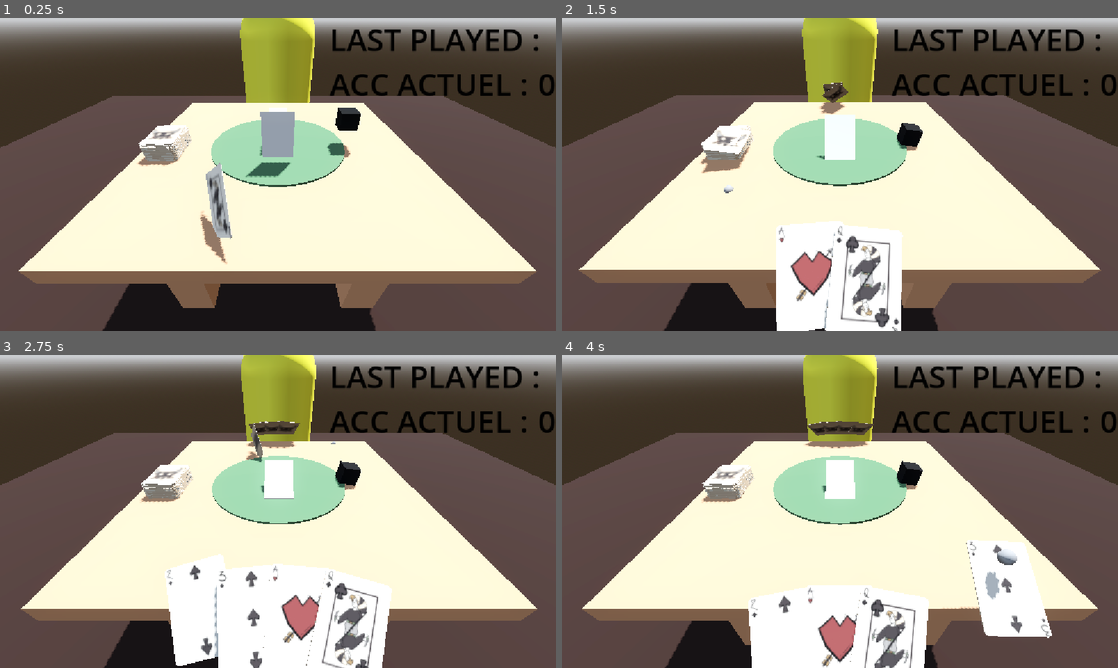
Above: before the commit, frames 1-4 (two rows, left to right).
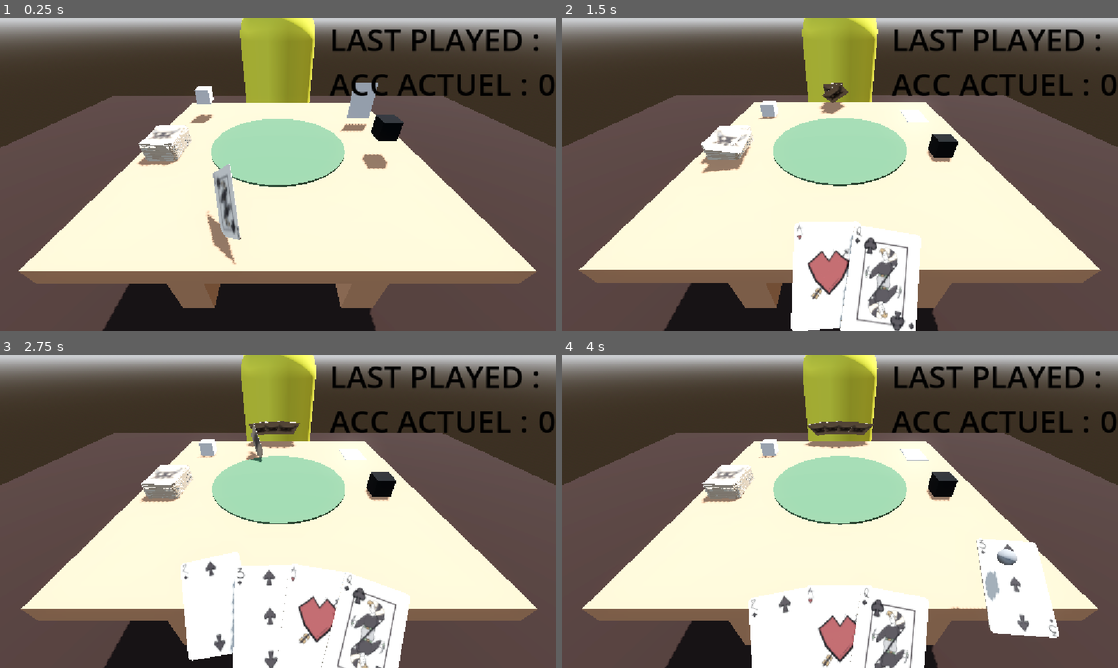
Above: after the commit, the same moments.

Repository: TheMagnat/Brackeys-Game-Jam-2025
Game: Godot game, scene res://Scenes/Demo/MainSceneDemo.tscn
Same seed, same stepped clock (60 frames per second), same inputs: the game is played once before the commit and once after it.
Inputs (mouse positions are in pixels of both pictures, inside the frame that each line leads up to):
- Up to frame 1 (0.25 s): no input
- Up to frame 2 (1.5 s): move the mouse to (962, 158) at 0.52 s; press the mouse at (962, 158) at 0.53 s; move the mouse to (728, 190) at 1.27 s; release the mouse at (728, 190) at 1.28 s; tap 1 (CARD_SHORTCUT_1) at 1.35 s
- Up to frame 3 (2.75 s): click (166, 527) at 1.55 s; move the mouse to (333, 442) at 2.02 s; hold 2 (CARD_SHORTCUT_2) from 2.03 s (still down); click (333, 442) at 2.3 s
- Up to frame 4 (4 s): move the mouse to (812, 574) at 2.77 s; release 2 (CARD_SHORTCUT_2) at 2.78 s; tap 3 (CARD_SHORTCUT_3) at 2.85 s; click (812, 574) at 3.05 s; move the mouse to (1006, 558) at 3.52 s; hold 4 (CARD_SHORTCUT_4) from 3.53 s (still down); click (1006, 558) at 3.8 s

The runs differ from the first frame. In frame 1, 4.1% of the frame differs, in the area x 25-73%, y 20-79%; in frame 2, 6.7%; in frame 3, 7.1%, in the area x 25-74%, y 21-100%; in frame 4, 3.2%.

Commit message:
Added better cheat detection, and better effect when playing with deck. Added is player verification in hand and added a global bool to know if we can do actions. Added deck range detection to put back cards on top of deck. Better sleep velocity treshold to detect faster when a card is played

Diff:
--- /dev/null
+++ b/BrackeysGameJam2025/Resources/Assets/Cards/AlphaCard.gdshader
@@ -0,0 +1,34 @@
+shader_type spatial;
+render_mode depth_prepass_alpha;
+
+uniform sampler2D frontTexture: source_color;
+uniform sampler2D backTexture: source_color;
+uniform vec3 sideColor: source_color;
+
+uniform float hidden: hint_range(0.0, 1.0) = 0.0;
+
+
+varying float useSideColor;
+varying float useBackTexture;
+
+void vertex() {
+	// Front or back
+	useBackTexture = step(0.5, UV.x);
+	UV.x -= useBackTexture * 0.6;
+
+	// Side or face
+	useSideColor = step(0.85, UV.y);
+
+	UV *= vec2(2.5, 1.25);
+}
+
+void fragment() {
+	vec3 color = mix(
+		texture(frontTexture, UV).rgb,
+		texture(backTexture, UV).rgb,
+		useBackTexture
+	);
+	ALBEDO = mix(color, sideColor, useSideColor);
+	ALPHA = 1.0 - hidden;
+	ALPHA_HASH_SCALE = 1.0;
+}
--- a/BrackeysGameJam2025/Resources/Assets/Cards/CardModel.tscn
+++ b/BrackeysGameJam2025/Resources/Assets/Cards/CardModel.tscn
@@ -1,26 +1,8 @@
-[gd_scene load_steps=9 format=3 uid="uid://dnqbvrx07oldi"]
+[gd_scene load_steps=4 format=3 uid="uid://dnqbvrx07oldi"]
 
 [ext_resource type="Script" uid="uid://dl5u2svqlulsx" path="res://Resources/Assets/Cards/CardModel.gd" id="1_pllwv"]
-[ext_resource type="Shader" uid="uid://5fyents3q6f5" path="res://Resources/Shaders/outlines.gdshader" id="2_es4am"]
-[ext_resource type="Shader" uid="uid://dbsvhn4bmcga1" path="res://Resources/Assets/Cards/Card.gdshader" id="3_rh6xj"]
-[ext_resource type="Texture2D" uid="uid://boeej6obceyof" path="res://Resources/Assets/Cards/Textures/Other/dos_carte.png" id="4_es4am"]
-[ext_resource type="Texture2D" uid="uid://uq3ap80cs8lb" path="res://Resources/Assets/Cards/Textures/3_coeur.png" id="4_mqib7"]
+[ext_resource type="Material" uid="uid://dfbn5pt0s0lvs" path="res://Resources/Assets/Cards/Material/CardMaterial.tres" id="2_m070y"]
 [ext_resource type="ArrayMesh" uid="uid://3x8b4jax31uo" path="res://Resources/Meshes/Cards/CardMesh.res" id="5_8u3ja"]
-
-[sub_resource type="ShaderMaterial" id="ShaderMaterial_jx5fj"]
-resource_local_to_scene = true
-render_priority = 0
-shader = ExtResource("2_es4am")
-shader_parameter/activated = 0.0
-
-[sub_resource type="ShaderMaterial" id="ShaderMaterial_ummc0"]
-resource_local_to_scene = true
-render_priority = 0
-next_pass = SubResource("ShaderMaterial_jx5fj")
-shader = ExtResource("3_rh6xj")
-shader_parameter/frontTexture = ExtResource("4_mqib7")
-shader_parameter/backTexture = ExtResource("4_es4am")
-shader_parameter/sideColor = Color(0.8392157, 0.75686276, 0.64705884, 1)
 
 [node name="Card" type="Node3D"]
 script = ExtResource("1_pllwv")
@@ -29,5 +11,5 @@
 
 [node name="MeshInstance3D" type="MeshInstance3D" parent="."]
 transform = Transform3D(1, 0, 0, 0, 1, 0, 0, 0, 0.5, 0, 0, 0)
-material_override = SubResource("ShaderMaterial_ummc0")
+material_override = ExtResource("2_m070y")
 mesh = ExtResource("5_8u3ja")
--- /dev/null
+++ b/BrackeysGameJam2025/Resources/Assets/Cards/Material/CardAlphaMaterial.tres
@@ -0,0 +1,22 @@
+[gd_resource type="ShaderMaterial" load_steps=6 format=3 uid="uid://dy0hq0brayjv5"]
+
+[ext_resource type="Shader" uid="uid://5fyents3q6f5" path="res://Resources/Shaders/outlines.gdshader" id="1_0cxbu"]
+[ext_resource type="Shader" uid="uid://bu6po0ymbted5" path="res://Resources/Assets/Cards/AlphaCard.gdshader" id="2_0cxbu"]
+[ext_resource type="Texture2D" uid="uid://boeej6obceyof" path="res://Resources/Assets/Cards/Textures/Other/dos_carte.png" id="3_mdfqj"]
+[ext_resource type="Texture2D" uid="uid://uq3ap80cs8lb" path="res://Resources/Assets/Cards/Textures/3_coeur.png" id="4_7hiqe"]
+
+[sub_resource type="ShaderMaterial" id="ShaderMaterial_jx5fj"]
+resource_local_to_scene = true
+render_priority = 0
+shader = ExtResource("1_0cxbu")
+shader_parameter/activated = 0.0
+
+[resource]
+resource_local_to_scene = true
+render_priority = 0
+next_pass = SubResource("ShaderMaterial_jx5fj")
+shader = ExtResource("2_0cxbu")
+shader_parameter/frontTexture = ExtResource("4_7hiqe")
+shader_parameter/backTexture = ExtResource("3_mdfqj")
+shader_parameter/sideColor = Color(0.8392157, 0.75686276, 0.64705884, 1)
+shader_parameter/hidden = 0.0
--- /dev/null
+++ b/BrackeysGameJam2025/Resources/Assets/Cards/Material/CardMaterial.tres
@@ -0,0 +1,21 @@
+[gd_resource type="ShaderMaterial" load_steps=6 format=3 uid="uid://dfbn5pt0s0lvs"]
+
+[ext_resource type="Shader" uid="uid://5fyents3q6f5" path="res://Resources/Shaders/outlines.gdshader" id="1_w5syx"]
+[ext_resource type="Shader" uid="uid://dbsvhn4bmcga1" path="res://Resources/Assets/Cards/Card.gdshader" id="2_curir"]
+[ext_resource type="Texture2D" uid="uid://boeej6obceyof" path="res://Resources/Assets/Cards/Textures/Other/dos_carte.png" id="3_4aqon"]
+[ext_resource type="Texture2D" uid="uid://uq3ap80cs8lb" path="res://Resources/Assets/Cards/Textures/3_coeur.png" id="4_so0ry"]
+
+[sub_resource type="ShaderMaterial" id="ShaderMaterial_jx5fj"]
+resource_local_to_scene = true
+render_priority = 0
+shader = ExtResource("1_w5syx")
+shader_parameter/activated = 0.0
+
+[resource]
+resource_local_to_scene = true
+render_priority = 0
+next_pass = SubResource("ShaderMaterial_jx5fj")
+shader = ExtResource("2_curir")
+shader_parameter/frontTexture = ExtResource("4_so0ry")
+shader_parameter/backTexture = ExtResource("3_4aqon")
+shader_parameter/sideColor = Color(0.8392157, 0.75686276, 0.64705884, 1)
--- a/BrackeysGameJam2025/Resources/Assets/Table/Table.gd
+++ b/BrackeysGameJam2025/Resources/Assets/Table/Table.gd
@@ -28,4 +28,9 @@
 
 	for card: CardInteractable in sleepingCards:
 		notResolvedCard.erase(card)
+		if card.cardIsHidden:
+			# Its a deck card and its hidden in play area, put it back on deck
+			EventBus.deckCardInPlayArea.emit(card)
+			return
+
 		EventBus.cardAddedInPlayArea.emit(card)
--- a/BrackeysGameJam2025/Scenes/AI/PirateAI.gd
+++ b/BrackeysGameJam2025/Scenes/AI/PirateAI.gd
@@ -18,6 +18,8 @@
 func _ready() -> void:
 	EventBus.cardAddedInPlayArea.connect(onCardAddedInPlayArea)
 	EventBus.cardRemovedFromPlayArea.connect(onCardRemovedFromPlayArea)
+	EventBus.deckCardInPlayArea.connect(onDeckCardInPlayArea)
+	EventBus.droppedItem.connect(onDroppedItem)
 
 	deck.topCardPicked.connect(onDeckTopCardPicked)
 
@@ -27,6 +29,19 @@
 	#return 0.0
 	var factor: float = 1.0 if turnState == 0 else 0.1
 	return randf_range(0.7, 1.5) * factor
+	#return 2.0
+
+func onDroppedItem(object: Interactable) -> void:
+	if object is CardInteractable:
+		var card: CardInteractable = object
+		if card.cardIsHidden:
+			var busted: bool = detectCheat()
+			if busted:
+				cheatResolver(CHEAT_TYPE.HIDE, card.model)
+
+
+func onDeckCardInPlayArea(card: CardInteractable) -> void:
+	deck.addOnTop(card)
 
 func onPlayerAddCardToHand(index: int) -> void:
 	if Global.gameFinished: return
@@ -55,6 +70,10 @@
 
 func onCardRemovedFromPlayArea(card: CardInteractable, resolved: bool) -> void:
 	if Global.gameFinished: return
+
+	if card.model.cardOwner == 2:
+		# If card is owned by the deck, let the game put it back on top of it
+		return
 
 	if not resolved and card.model.cardOwner == 0:
 		# Here the card is not resolved and is owned by the player, so its ok, ignore
@@ -109,15 +128,15 @@
 	if Global.gameFinished: return
 
 	# If pirate is drawing, ignore
-	if who == 1:
-		return
-
-	if not playerTurn or turnState != 1:
-		var busted: bool = detectCheat()
-		if busted:
-			cheatResolver(CHEAT_TYPE.DECK_STEAL, card.model)
-			## TODO: UN TRUC
-			return
+	#if who == 1:
+		#return
+	#
+	#if not playerTurn or turnState != 1:
+		#var busted: bool = detectCheat()
+		#if busted:
+			#cheatResolver(CHEAT_TYPE.DECK_STEAL, card.model)
+			### TODO: UN TRUC
+			#return
 
 	#TODO: Detecter que le joueur à piocher plusieurs cartes
 
@@ -134,7 +153,8 @@
 enum CHEAT_TYPE {
 	DECK_STEAL = 0,
 	STEAL = 1,
-	TRY_TO_PLAY_WRONG_TURN = 2
+	HIDE = 2,
+	TRY_TO_PLAY_WRONG_TURN = 3
 }
 
 func cheatResolver(cheatType: CHEAT_TYPE, cardModel: CardModel) -> void:
@@ -154,7 +174,11 @@
 
 	# Deck
 	elif cardModel.cardOwner == 2:
-		deck.addOnTop(cardInteractable)
+		#deck.addOnTop(cardInteractable)
+
+		# The pirate confiscate the card as a punition
+		cardModel.cardOwner = 1
+		pirateCardHand.onForceStoreCard(cardInteractable)
 
 	# Table or Pirate
 	elif cardModel.cardOwner == 3 or cardModel.cardOwner == 1:
@@ -201,3 +225,13 @@
 			bestTotal = newTotal
 
 	return bestIndex
+
+
+func _on_off_table_detector_body_entered(body: Node3D) -> void:
+	if Global.gameFinished: return
+
+	var card: CardInteractable = body
+
+	var busted: bool = detectCheat()
+	if busted:
+		cheatResolver(CHEAT_TYPE.HIDE, card.model)
--- a/BrackeysGameJam2025/Scenes/Cards/Deck/Deck.gd
+++ b/BrackeysGameJam2025/Scenes/Cards/Deck/Deck.gd
@@ -11,13 +11,14 @@
 const CARD_COLLISION_SHAPE: BoxShape3D = preload("uid://bm58nbans4mp1")
 const CARD_MODEL = preload("uid://dnqbvrx07oldi")
 
+@onready var cardStep: float = CARD_COLLISION_SHAPE.size.z / 2.0
+@onready var startPos: float = cardStep / 2.0
+
 func _ready() -> void:
 	var indices: Array[int]
 	indices.assign(range(count))
 	indices.shuffle()
 
-	var cardStep: float = CARD_COLLISION_SHAPE.size.z / 2.0
-	var startPos: float = cardStep / 2.0
 	for i: int in indices.size():
 		var card := CardInteractable.new()
 		card.rotation = Vector3(PI / 2.0, PI + randf_range(-randomRotation, randomRotation), 0.0)
@@ -59,10 +60,48 @@
 
 	topCardPicked.emit(card, who)
 
+func helpDropOnTop(card: CardInteractable) -> void:
+	addOnTop(card)
+	pass
+
+#const CARD_SHADER = preload("uid://dbsvhn4bmcga1")
+#const ALPHA_CARD_SHADER = preload("uid://bu6po0ymbted5")
+#const CARD_ALPHA_MATERIAL = preload("uid://dy0hq0brayjv5")
+
+var tween: Tween
 func addOnTop(cardInteractable: CardInteractable) -> void:
 	cards[-1].deactivate()
 	cards[-1].picked.disconnect(onTopCardPicked)
 
+	#cardInteractable.deactivate()
+	#cardInteractable.model.meshInstance.material_override = CARD_ALPHA_MATERIAL
+	#var shaderMaterial: ShaderMaterial = cardInteractable.model.meshInstance.material_override
+	#if tween: tween.kill()
+	#tween = create_tween().set_ease(Tween.EASE_IN_OUT).set_trans(Tween.TRANS_SINE)
+	#tween.tween_property(shaderMaterial, "shader_parameter/hidden", 1.0, 0.75)
+	#tween.parallel().tween_property(cardInteractable, "position:y", 20.0, 0.75).as_relative()
+	#tween.tween_property(cardInteractable, "global_position", global_position + Vector3.UP * 20.0, 0.0)
+	#tween.tween_property(cardInteractable, "rotation", Vector3(PI / 2.0, PI + randf_range(-randomRotation, randomRotation), 0.0), 0.0)
+	#tween.tween_callback(cardInteractable.reset_physics_interpolation)
+	#tween.tween_property(shaderMaterial, "shader_parameter/hidden", 0.0, 0.75)
+	#tween.parallel().tween_property(cardInteractable, "position:y", startPos + (cards.size() + 2) * cardStep, 0.75)
+	#tween.tween_callback(func() -> void: cardInteractable.model.meshInstance.material_override = cardInteractable.model.shaderMaterial)
+	#tween.tween_callback(func() -> void: _finishAddOnTop(cardInteractable))
+	#
+#func _finishAddOnTop(cardInteractable: CardInteractable) -> void:
+	# Set its position
+	#cardInteractable.global_position = global_position + Vector3.UP * 20.0
+	#cardInteractable.rotation = Vector3(PI / 2.0, PI + randf_range(-randomRotation, randomRotation), 0.0)
+	#cardInteractable.reset_physics_interpolation()
+
 	cards.push_back(cardInteractable)
 	cards[-1].activate()
 	cards[-1].picked.connect(onTopCardPicked)
+
+func _physics_process(delta: float) -> void:
+	if cards.size() > 1 and not Global.gameFinished:
+		cards[-1].global_position.x = lerp(cards[-1].global_position.x, global_position.x, delta * 10.0)
+		cards[-1].global_position.z = lerp(cards[-1].global_position.z, global_position.z, delta * 10.0)
+		cards[-1].position.y = lerp(cards[-1].position.y, startPos + (cards.size() + 2.0) * cardStep, delta * 10.0)
+
+		cards[-1].rotation.x = PI / 2.0
--- a/BrackeysGameJam2025/Scenes/Cards/Deck/Deck.tscn
+++ b/BrackeysGameJam2025/Scenes/Cards/Deck/Deck.tscn
@@ -1,6 +1,18 @@
-[gd_scene load_steps=2 format=3 uid="uid://cgn6wlmg2y0k8"]
+[gd_scene load_steps=3 format=3 uid="uid://cgn6wlmg2y0k8"]
 
 [ext_resource type="Script" uid="uid://gjaho4xt7hie" path="res://Scenes/Cards/Deck/Deck.gd" id="1_hu43h"]
 
+[sub_resource type="BoxShape3D" id="BoxShape3D_earu4"]
+size = Vector3(40, 20, 40)
+
 [node name="Deck" type="Node3D"]
 script = ExtResource("1_hu43h")
+
+[node name="Area3D" type="Area3D" parent="." groups=["DeckDropArea"]]
+collision_layer = 65536
+collision_mask = 0
+monitoring = false
+
+[node name="CollisionShape3D" type="CollisionShape3D" parent="Area3D"]
+shape = SubResource("BoxShape3D_earu4")
+debug_color = Color(0, 0.64, 0.37333328, 0.59607846)
--- a/BrackeysGameJam2025/Scenes/Cards/Hand/Hand.gd
+++ b/BrackeysGameJam2025/Scenes/Cards/Hand/Hand.gd
@@ -137,22 +137,23 @@
 	for i: int in range(index, cards.size()):
 		cards[i].handPosition -= 1
 
-	print("IN HAND: ", viewedCard)
-
 	return popedCard
 
 func uninitializeCard(index: int) -> void:
 	var card: Card = cards[index]
 
-	card.viewed.disconnect(onCardViewed)
-	card.deviewed.disconnect(onCardDeviewed)
+	if isPlayer:
+		card.viewed.disconnect(onCardViewed)
+		card.deviewed.disconnect(onCardDeviewed)
 
 func initializeCard(index: int) -> void:
 	var card: Card = cards[index]
 
 	card.handPosition = index
-	card.viewed.connect(onCardViewed)
-	card.deviewed.connect(onCardDeviewed)
+
+	if isPlayer:
+		card.viewed.connect(onCardViewed)
+		card.deviewed.connect(onCardDeviewed)
 
 func initializeCards() -> void:
 	for i: int in cards.size():
@@ -166,12 +167,10 @@
 
 func onCardViewed(card: Card) -> void:
 	viewedCard = card.handPosition
-	print("viewedCard event: ", viewedCard)
 
 func onCardDeviewed(card: Card) -> void:
 	if card.handPosition == viewedCard:
 		viewedCard = -1
-	print("viewedCard event: ", viewedCard)
 
 #endregion
 
@@ -232,7 +231,7 @@
 
 		var sampleOffset: float = startingLength + cardOffset
 
-		if not Engine.is_editor_hint() and Global.isTryingToHoldCard:
+		if isPlayer and not Engine.is_editor_hint() and Global.isTryingToHoldCard:
 			if sampleOffset < mouseXOffset:
 				sampleOffset -= spaceBetweenViewed
 				lastInsertionIndex = i + 1
@@ -319,6 +318,8 @@
 	cardAdded.emit(index)
 
 func _input(event: InputEvent) -> void:
+	if not Global.canInteract: return
+
 	if event.is_action_pressed("SELECT"):
 		if viewedCard != -1:
 			onPlayerSelectCard(viewedCard)
--- a/BrackeysGameJam2025/Scenes/Demo/GameManager.gd
+++ b/BrackeysGameJam2025/Scenes/Demo/GameManager.gd
@@ -1,6 +1,4 @@
 class_name GameManager extends Node3D
-
-signal finishedDrawPhase
 
 @onready var deck: Deck = %Deck
 @onready var hand: CardHand = %CardHand
@@ -15,6 +13,8 @@
 var currentGameTotalScore: int = 0
 
 func _ready() -> void:
+	Global.canInteract = false
+
 	hand.cardSelected.connect(onCardSelected)
 	EventBus.cardPlayed.connect(onCardPlayed)
 	EventBus.gameFinished.connect(onGameFinished)
@@ -61,6 +61,7 @@
 		await get_tree().create_timer(0.35).timeout
 
 	Global.drawPhase = false
+	Global.canInteract = true
 
 func onCardPlayed(card: CardInteractable, who: int) -> void:
 	var cardValue: int = card.model.cardScore
@@ -98,14 +99,6 @@
 	#await hand.animationPlayer.animation_finished
 	#animationPlayer.play("SetHandDown")
 
-
-func _on_off_table_detector_body_entered(body: Node3D) -> void:
-	if Global.gameFinished: return
-
-	var card: CardInteractable = body
-
-	EventBus.forceStoreCard.emit(card)
-
 func playPirateCard(index: int) -> void:
 	var card: Card = pirateCardHand.popCard(index)
 	var newCardInteractable: CardInteractable = GlobalCardManager.convertCardHandToInteractableCard(card)
--- a/BrackeysGameJam2025/Scenes/Demo/MainSceneDemo.tscn
+++ b/BrackeysGameJam2025/Scenes/Demo/MainSceneDemo.tscn
@@ -189,7 +189,7 @@
 subdivide_depth = 30
 
 [sub_resource type="BoxShape3D" id="BoxShape3D_ckiob"]
-size = Vector3(750, 30, 750)
+size = Vector3(750, 40, 750)
 
 [sub_resource type="BoxShape3D" id="BoxShape3D_v63yj"]
 size = Vector3(500, 10, 500)
@@ -234,6 +234,10 @@
 unique_name_in_owner = true
 script = ExtResource("4_6dlwc")
 
+[node name="Deck" parent="." instance=ExtResource("11_ckiob")]
+unique_name_in_owner = true
+transform = Transform3D(1, 0, 0, 0, 1, 0, 0, 0, 1, -32.06162, 42, 2.9846687)
+
 [node name="PlayerHandManager" type="Node3D" parent="."]
 unique_name_in_owner = true
 transform = Transform3D(1, 0, 0, 0, 1, 0, 0, 0, 1, 0.95669633, 2.5913124, 0.4887122)
@@ -309,7 +313,7 @@
 [node name="Entities" type="Node3D" parent="."]
 
 [node name="RigidBody3D" type="RigidBody3D" parent="Entities" node_paths=PackedStringArray("meshInstance") groups=["Interactable"]]
-transform = Transform3D(1, 0, 0, 0, 1, 0, 0, 0, 1, 0, 55.12, 0)
+transform = Transform3D(1, 0, 0, 0, 1, 0, 0, 0, 1, -27.927685, 55.12, -24.168495)
 collision_layer = 65
 collision_mask = 2049
 mass = 100.0
@@ -325,7 +329,7 @@
 shape = SubResource("BoxShape3D_7j7j0")
 
 [node name="RigidBody3D2" type="RigidBody3D" parent="Entities" node_paths=PackedStringArray("meshInstance") groups=["Interactable"]]
-transform = Transform3D(1, 0, 0, 0, 1, 0, 0, 0, 1, 19.969124, 55.12, 0)
+transform = Transform3D(1, 0, 0, 0, 1, 0, 0, 0, 1, 28.709084, 55.12, 5.567539)
 collision_layer = 65
 mass = 100.0
 physics_material_override = SubResource("PhysicsMaterial_e327d")
@@ -340,7 +344,7 @@
 shape = SubResource("BoxShape3D_4173f")
 
 [node name="Card" type="RigidBody3D" parent="Entities" node_paths=PackedStringArray("meshInstance") groups=["Interactable"]]
-transform = Transform3D(1, 0, 0, 0, 1, 0, 0, 0, 1, 0, 55.12, 10.24)
+transform = Transform3D(1, 0, 0, 0, 1, 0, 0, 0, 1, 29.423315, 55.12, -16.278744)
 collision_layer = 65
 script = ExtResource("6_vp0ry")
 meshInstance = NodePath("MeshInstance3D")
@@ -451,12 +455,8 @@
 material_override = SubResource("ShaderMaterial_ckiob")
 mesh = SubResource("PlaneMesh_aj4hj")
 
-[node name="Deck" parent="." instance=ExtResource("11_ckiob")]
-unique_name_in_owner = true
-transform = Transform3D(1, 0, 0, 0, 1, 0, 0, 0, 1, -32.06162, 42, 2.9846687)
-
 [node name="OffTableDetector" type="Area3D" parent="."]
-transform = Transform3D(1, 0, 0, 0, 1, 0, 0, 0, 1, 0, 15, 0)
+transform = Transform3D(1, 0, 0, 0, 1, 0, 0, 0, 1, 0, 10, 0)
 collision_layer = 0
 collision_mask = 128
 monitorable = false
@@ -474,4 +474,5 @@
 debug_color = Color(0.89869046, 0.00018097162, 0.7697709, 0.41960785)
 
 [connection signal="body_entered" from="OffTableDetector" to="GameManager" method="_on_off_table_detector_body_entered"]
+[connection signal="body_entered" from="OffTableDetector" to="Pirate/PirateAI" method="_on_off_table_detector_body_entered"]
 [connection signal="body_entered" from="GroundDetector" to="Pirate/DistractionManager" method="_on_ground_detector_body_entered"]
--- a/BrackeysGameJam2025/Scenes/Demo/PlayerHand.gd
+++ b/BrackeysGameJam2025/Scenes/Demo/PlayerHand.gd
@@ -19,6 +19,7 @@
 var requestDetach: bool = false
 
 @onready var joint: Joint3D = $PinJoint3D
+@onready var deck: Deck = %Deck
 
 func _ready() -> void:
 	GlobalCardManager.playerHand = self
@@ -26,10 +27,13 @@
 var lastPos: Vector3
 var velocity: Vector3
 func _physics_process(delta: float) -> void:
+	if not Global.canInteract: return
+
 	if requestDetach:
 		_detach()
 		hoveredObject.apply_central_impulse(velocity * hoveredObject.mass)
 		requestDetach = false
+		EventBus.droppedItem.emit(hoveredObject)
 
 	Global.isTryingToHoldCard = false
 	if joint.node_b:
@@ -70,6 +74,15 @@
 		EventBus.storeCard.emit(hoveredObject)
 
 	else:
+		if hoveredObject is CardInteractable:
+			var card: CardInteractable = hoveredObject
+			if card.cardIsHidden:
+				var result: Dictionary = RayHelper.castAreaRay(card.global_position, card.global_position + Vector3.DOWN * 50.0, 65536, true)
+				if result and (result.collider as Node3D).is_in_group("DeckDropArea"):
+					_detach()
+					deck.helpDropOnTop(card)
+					return
+
 		requestDetach = true
 
 func _detach() -> void:
@@ -81,6 +94,8 @@
 	EventBus.isHandlingItem.emit(false)
 
 func _unhandled_input(event: InputEvent) -> void:
+	if not Global.canInteract: return
+
 	if event is InputEventMouseMotion:
 		if joint.node_b:
 			var pos: Vector3 = RayHelper.getMouseGroundPosition(hoverPosition.y) + hoverOffset
--- a/BrackeysGameJam2025/Scenes/Global/EventBus.gd
+++ b/BrackeysGameJam2025/Scenes/Global/EventBus.gd
@@ -1,6 +1,7 @@
 extends Node
 
 signal isHandlingItem(isIt: bool)
+signal droppedItem(object: Interactable)
 signal storeCard(card: CardInteractable)
 signal forceStoreCard(card: CardInteractable)
 
@@ -9,6 +10,8 @@
 signal cardAddedInPlayArea(card: CardInteractable)
 signal cardRemovedFromPlayArea(card: CardInteractable, resolved: bool)
 
+signal deckCardInPlayArea(card: CardInteractable)
+
 ## Distraction
 signal objectHittedGround(object: Interactable)
 
--- a/BrackeysGameJam2025/Scenes/Global/Global.gd
+++ b/BrackeysGameJam2025/Scenes/Global/Global.gd
@@ -7,6 +7,7 @@
 var mouseRelativeXPos: float = 0.0
 
 ## Game Phase
+var canInteract: bool = false
 var gameFinished: bool = false
 var drawPhase: bool = true
 
--- a/BrackeysGameJam2025/Scenes/Helper/RayHelper.gd
+++ b/BrackeysGameJam2025/Scenes/Helper/RayHelper.gd
@@ -1,11 +1,12 @@
 extends Node3D
 
 
-func castAreaRay(origin: Vector3, end: Vector3, mask: int) -> Dictionary:
+func castAreaRay(origin: Vector3, end: Vector3, mask: int, hitFromInside: bool = false) -> Dictionary:
 	var space_state: PhysicsDirectSpaceState3D = get_world_3d().direct_space_state
 	var query: PhysicsRayQueryParameters3D = PhysicsRayQueryParameters3D.create(origin, end, mask)
 	query.collide_with_areas = true
 	query.collide_with_bodies = false
+	query.hit_from_inside = hitFromInside
 
 	var result: Dictionary = space_state.intersect_ray(query)
 
--- a/BrackeysGameJam2025/project.godot
+++ b/BrackeysGameJam2025/project.godot
@@ -49,6 +49,7 @@
 [global_group]
 
 Interactable="Object that can be moved by the player"
+DeckDropArea=""
 
 [input]
 
@@ -113,7 +114,7 @@
 
 3d/physics_engine="Jolt Physics"
 jolt_physics_3d/simulation/bounce_velocity_threshold=20.0
-jolt_physics_3d/simulation/sleep_velocity_threshold=0.3
+jolt_physics_3d/simulation/sleep_velocity_threshold=1.0
 jolt_physics_3d/simulation/sleep_time_threshold=0.2
 3d/default_gravity=196.0
 common/physics_interpolation=true
Not shown, added: BrackeysGameJam2025/Resources/Assets/Cards/AlphaCard.gdshader.uid
